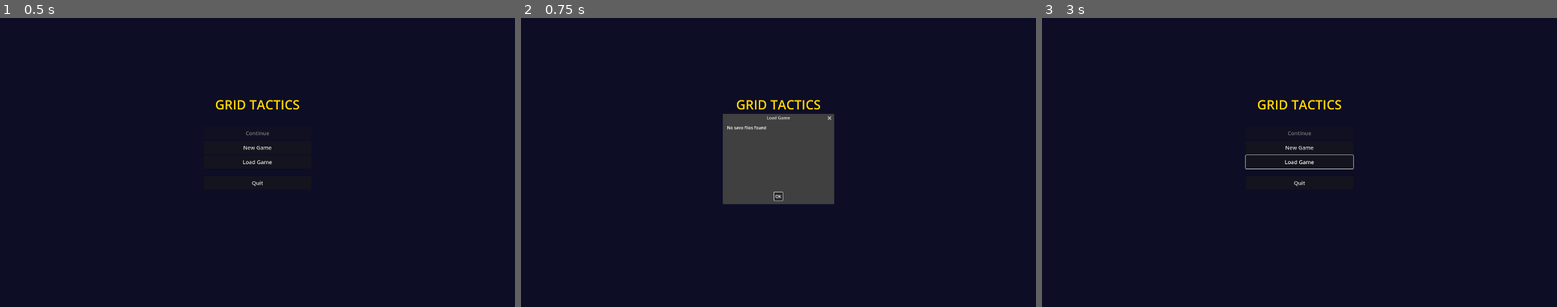
Above: before the commit, frames 1-3 (left to right).
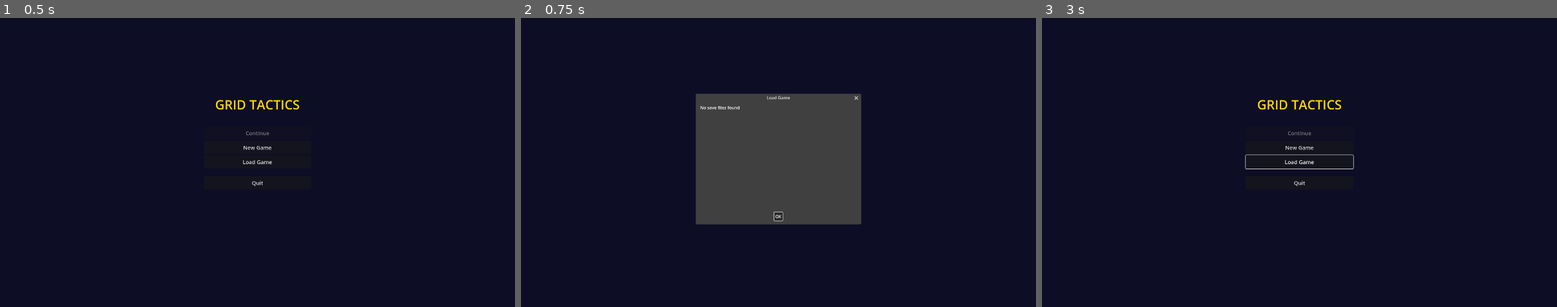
Above: after the commit, the same moments.

Repository: charlesbalcony/grid-game2.0
Game: Godot game, scene res://scenes/MainMenu.tscn
Same seed, same stepped clock (60 frames per second), same inputs: the game is played once before the commit and once after it.
Inputs:
- Up to frame 1 (0.5 s): no input
- Up to frame 2 (0.75 s): click "Load Game" at 0.5 s
- Up to frame 3 (3 s): click "New Game" at 1.25 s; click "New Game" at 2 s; click "OK" at 2.75 s

Frame 1 is identical in both runs. In frame 2, 7.9% of the frame differs, in the area x 33-67%, y 26-72%; in frame 3, nothing differs.

Commit message:
fix load menu

Diff:
--- a/my-first-game/scripts/MainMenu.gd
+++ b/my-first-game/scripts/MainMenu.gd
@@ -91,6 +91,43 @@
 	print("MainMenu: Quit game")
 	GameState.save_current()
 	get_tree().quit()
+
+func format_timestamp(timestamp: String) -> String:
+	"""Convert ISO timestamp to human-readable format"""
+	if timestamp == "" or timestamp == "Unknown":
+		return "Never"
+
+	# Parse ISO format: "2025-10-05T19:13:05"
+	var parts = timestamp.split("T")
+	if parts.size() != 2:
+		return timestamp
+
+	var date_parts = parts[0].split("-")
+	var time_parts = parts[1].split(":")
+
+	if date_parts.size() != 3 or time_parts.size() < 2:
+		return timestamp
+
+	var year = date_parts[0]
+	var month = date_parts[1]
+	var day = date_parts[2]
+	var hour = int(time_parts[0])
+	var minute = time_parts[1]
+
+	# Convert to 12-hour format
+	var period = "AM"
+	if hour >= 12:
+		period = "PM"
+		if hour > 12:
+			hour -= 12
+	if hour == 0:
+		hour = 12
+
+	# Month names
+	var month_names = ["Jan", "Feb", "Mar", "Apr", "May", "Jun", "Jul", "Aug", "Sep", "Oct", "Nov", "Dec"]
+	var month_name = month_names[int(month) - 1] if int(month) >= 1 and int(month) <= 12 else month
+
+	return "%s %s, %s at %d:%s %s" % [month_name, day, year, hour, minute, period]
 
 func show_new_game_dialog():
 	var dialog = ConfirmationDialog.new()
@@ -143,11 +180,11 @@
 	var dialog = AcceptDialog.new()
 	dialog.title = "Load Game"
 	dialog.dialog_text = ""  # Clear this to avoid overlap with custom content
-	dialog.min_size = Vector2(400, 300)
+	dialog.min_size = Vector2(600, 450)  # Increased size to show delete buttons without scrolling
 
 	# Create list of save files
 	var scroll = ScrollContainer.new()
-	scroll.custom_minimum_size = Vector2(380, 200)
+	scroll.custom_minimum_size = Vector2(580, 350)  # Increased scroll area
 
 	var save_list = VBoxContainer.new()
 	save_list.add_theme_constant_override("separation", 10)
@@ -168,13 +205,14 @@
 			save_row.add_theme_constant_override("separation", 5)
 
 			var save_button = Button.new()
-			save_button.text = "%s\nGlyphs: %d | High Score: %d | Last played: %s" % [
+			var formatted_time = format_timestamp(save_info.get("last_played", "Unknown"))
+			save_button.text = "%s\nGlyphs: %d | High Score: %d\nLast played: %s" % [
 				save_name,
 				save_info.get("glyphs", 0),
 				save_info.get("high_score", 0),
-				save_info.get("last_played", "Unknown")
+				formatted_time
 			]
-			save_button.custom_minimum_size = Vector2(0, 60)
+			save_button.custom_minimum_size = Vector2(0, 70)  # Slightly taller for 3 lines
 			save_button.size_flags_horizontal = Control.SIZE_EXPAND_FILL
 			save_button.pressed.connect(func():
 				GameState.load_save(save_name)
@@ -189,7 +227,7 @@
 			# Add delete button
 			var delete_button = Button.new()
 			delete_button.text = "✖"
-			delete_button.custom_minimum_size = Vector2(40, 60)
+			delete_button.custom_minimum_size = Vector2(40, 70)  # Match save button height
 			delete_button.tooltip_text = "Delete this save"
 			delete_button.add_theme_color_override("font_color", Color.RED)
 			delete_button.pressed.connect(func():
